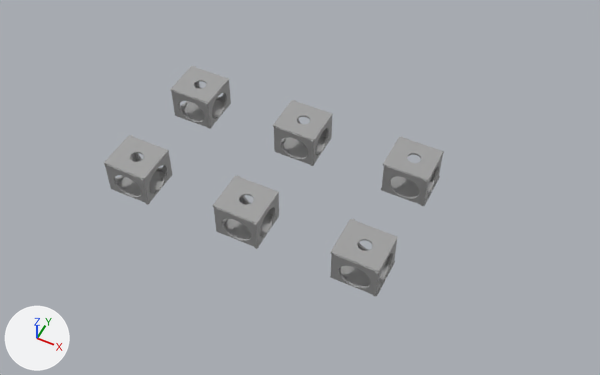
The OBJ model assets_models/map_intersection/map_intersection.obj: old version first, new version second.
Rendered twice from a 50 mm camera at (33.2, -53.2, 62.1) aimed at (8.7, -4.0, 0.6). Lighting does not change. The marker at lower left points along +X, +Y and +Z. Where no turn or scale is listed for an object, it has been applied to the vertices.

The older version as bpy lines, for what is in view:
```python
me_map_intersection = bpy.data.meshes.new('map_intersection')
me_map_intersection.from_pydata(...)  # 1512 vertices, 3000 faces; spans x -8.6..20.4, y -12.2..4.3, z -0.1..3.6
me_map_intersection.materials.append(mat_phong2sg)  # grey #aaaaaa
ob_map_intersection = bpy.data.objects.new('map_intersection', me_map_intersection)
ob_map_intersection.location = (0.0, 0.0, 0.0)
```
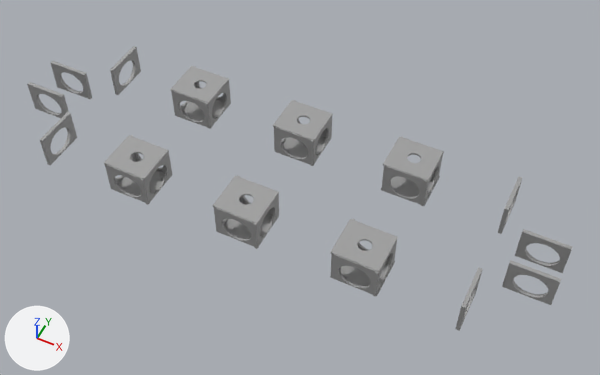
Changed parts and their boxes [x1, y1, x2, y2] in the pictures (600 x 375 px):
'map_intersection', reshaped (60% wider, 24% taller)
    before: [104, 66, 444, 296]
    after: [27, 46, 573, 331]
part 1 of me_map_intersection, added
    after: [110, 46, 141, 95]
part 2 of me_map_intersection, added
    after: [40, 112, 77, 165]
part 3 of me_map_intersection, added
    after: [51, 61, 92, 99]
part 4 of me_map_intersection, added
    after: [27, 82, 69, 118]
part 5 of me_map_intersection, added
    after: [498, 177, 522, 234]
part 6 of me_map_intersection, added
    after: [455, 267, 482, 331]
part 7 of me_map_intersection, added
    after: [515, 229, 573, 273]
part 8 of me_map_intersection, added
    after: [502, 260, 561, 305]

The edits, one by one:
me_map_intersection has 1512 vertices, 3000 faces and spans x -8.6..20.4, y -12.2..4.3, z -0.1..3.6.
me_map_intersection is used by ob_map_intersection; location (0.0, 0.0, 0.0).
me_map_intersection part 1: the loose piece of 48 vertices spanning x -8.4..-8.2, y -0.2..4.3, z 0.0..3.6 is copied, and the copy is moved by (-7.7, 0.0, -0.1); it spans x -16.2..-15.8, y -0.2..4.3, z 0.0..3.5.
me_map_intersection part 2: the loose piece of 48 vertices spanning x -8.4..-8.2, y -12.1..-7.6, z 0.0..3.6 is copied, and the copy is moved by (-7.7, -0.1, 0.0); it spans x -16.2..-15.8, y -12.2..-7.7, z 0.0..3.5.
me_map_intersection part 3: the loose piece of 48 vertices spanning x -8.4..-3.9, y -0.2..0.0, z 0.0..3.6 is copied, and the copy is moved by (-14.3, -1.9, -0.1); it spans x -22.7..-18.2, y -2.1..-1.8, z 0.0..3.5.
me_map_intersection part 4: the loose piece of 48 vertices spanning x -8.5..-4.0, y -8.0..-7.8, z 0.0..3.6 is copied, and the copy is moved by (-14.2, 2.0, -0.1); it spans x -22.7..-18.2, y -6.1..-5.7, z 0.0..3.5.
me_map_intersection part 5: the loose piece of 48 vertices spanning x 15.8..16.0, y -0.2..4.3, z 0.0..3.6 is copied, and the copy is moved by (12.1, 0.0, -0.1); it spans x 27.8..28.2, y -0.2..4.3, z 0.0..3.5.
me_map_intersection part 6: the loose piece of 48 vertices spanning x 15.8..16.0, y -12.1..-7.6, z 0.0..3.6 is copied, and the copy is moved by (12.1, -0.1, 0.0); it spans x 27.8..28.2, y -12.2..-7.7, z 0.0..3.5.
me_map_intersection part 7: the loose piece of 48 vertices spanning x 15.8..20.3, y -0.2..0.0, z 0.0..3.6 is copied, and the copy is moved by (14.3, -1.9, -0.1); it spans x 30.1..34.6, y -2.1..-1.8, z 0.0..3.5.
me_map_intersection part 8: the loose piece of 48 vertices spanning x 15.7..20.2, y -8.0..-7.8, z 0.0..3.6 is copied, and the copy is moved by (14.4, 2.0, -0.1); it spans x 30.1..34.6, y -6.1..-5.7, z 0.0..3.5.
